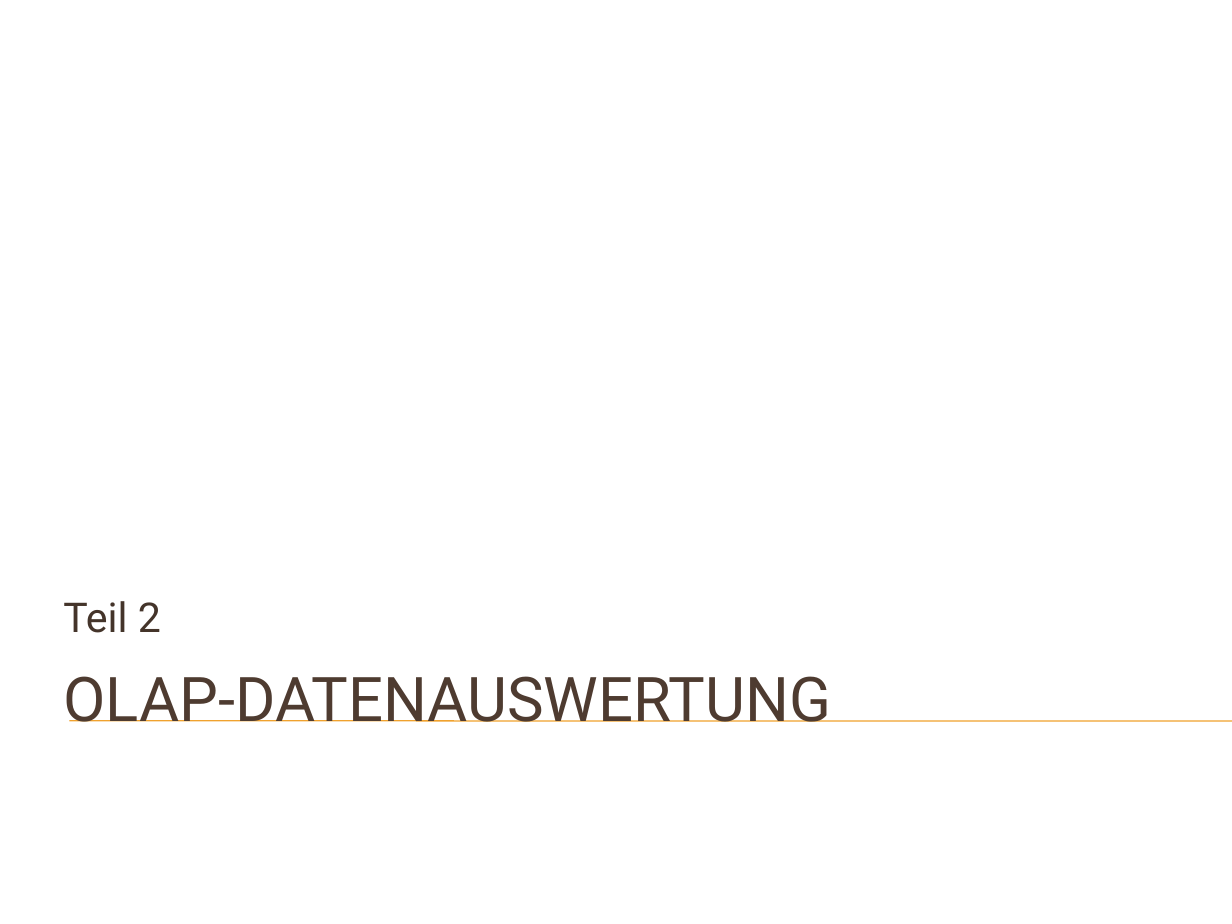
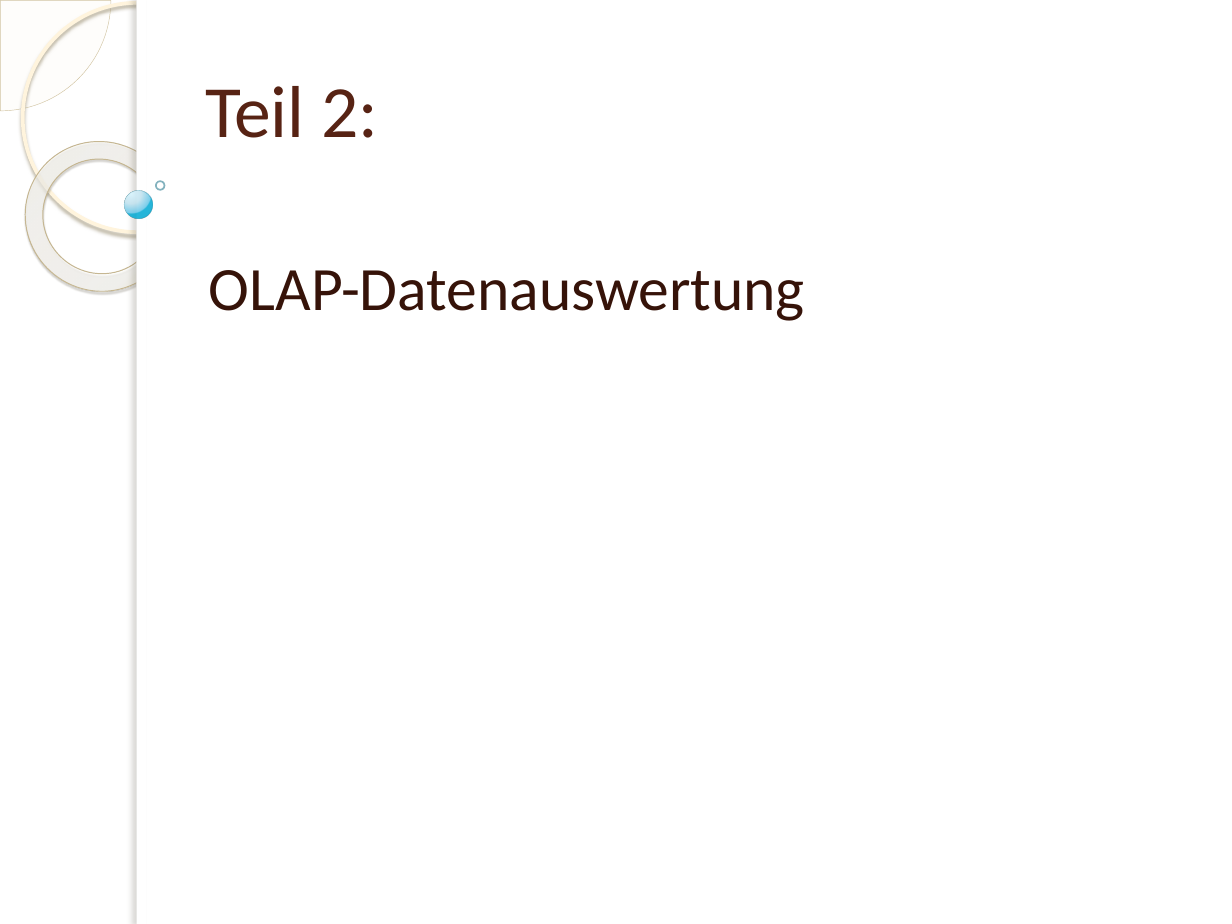
Before and after one commit to rinkdotrink/DB-olap-master-IIm11, a slide deck: slide 8 of Beleg/Praese.pptx. Drawn at 1232x924 pixels with LibreOffice and Linux fonts; fonts in the diff are those of the drawing; background and template pictures are left out. Boxes give left, top, right and bottom in pixels: in the first picture for what was removed or moved away, otherwise in the second. Text is boxed around its words. In the diff, an @@ line names an element or a change of style, - is before the commit and + after.

```diff
--- a/Beleg/Praese.pptx
+++ b/Beleg/Praese.pptx
@@ pie slice (boxed as its full ellipse) added at [0, 0, 111, 111], fill #FEFAF4 at 33% opacity, outline #D3C39F 0.25 pt @@
@@ ellipse added at [22, 2, 251, 232], outline #FFF5DE 2.15 pt @@
@@ rectangle added at [137, 0, 1232, 924], fill #FFFFFF @@
@@ rectangle added at [137, 0, 147, 924], fill #FFFFFF @@
@@ title at [205, 86, 378, 138]: text changed; size 24 to 43 pt; font Roboto to Calibri; text colour #45342A to #572314 @@
-Teil 2
+Teil 2:
@@ donut added at [0, 111, 206, 322], fill gradient #FFFCF6 to #FFFEFB to #F0D28E, outline #C7B893 0.58 pt @@
@@ ellipse added at [124, 191, 153, 219], fill gradient #DAF4FF to #C3E3F0 to #6BC7E8 to #00ABD5, outline #308EA5 0.16 pt @@
@@ ellipse added at [156, 181, 165, 190], outline #318093 1 pt @@
@@ subtitle at [209, 270, 805, 321]: text changed; font Roboto to Calibri; text colour #4E3B30 to #361309 @@
-OLAP-DATENAUSWERTUNG
+OLAP-Datenauswertung
@@ line removed from (69, 721) to (1232, 721) @@
```
Also in this commit, not shown: 13 other slides changed, 2 slides added, 2 slides removed.
